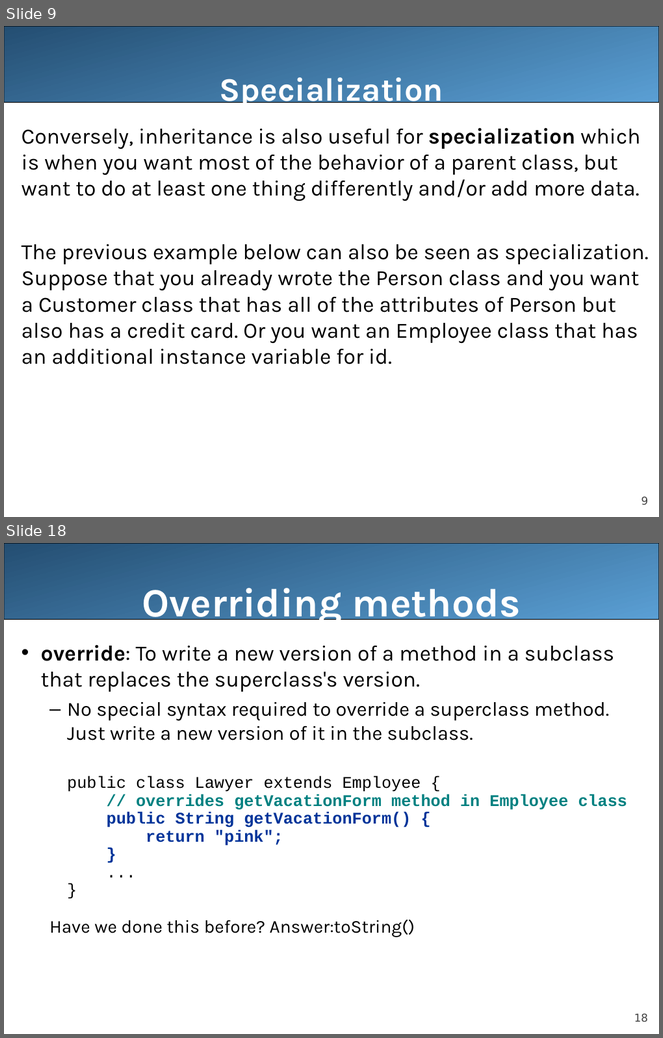
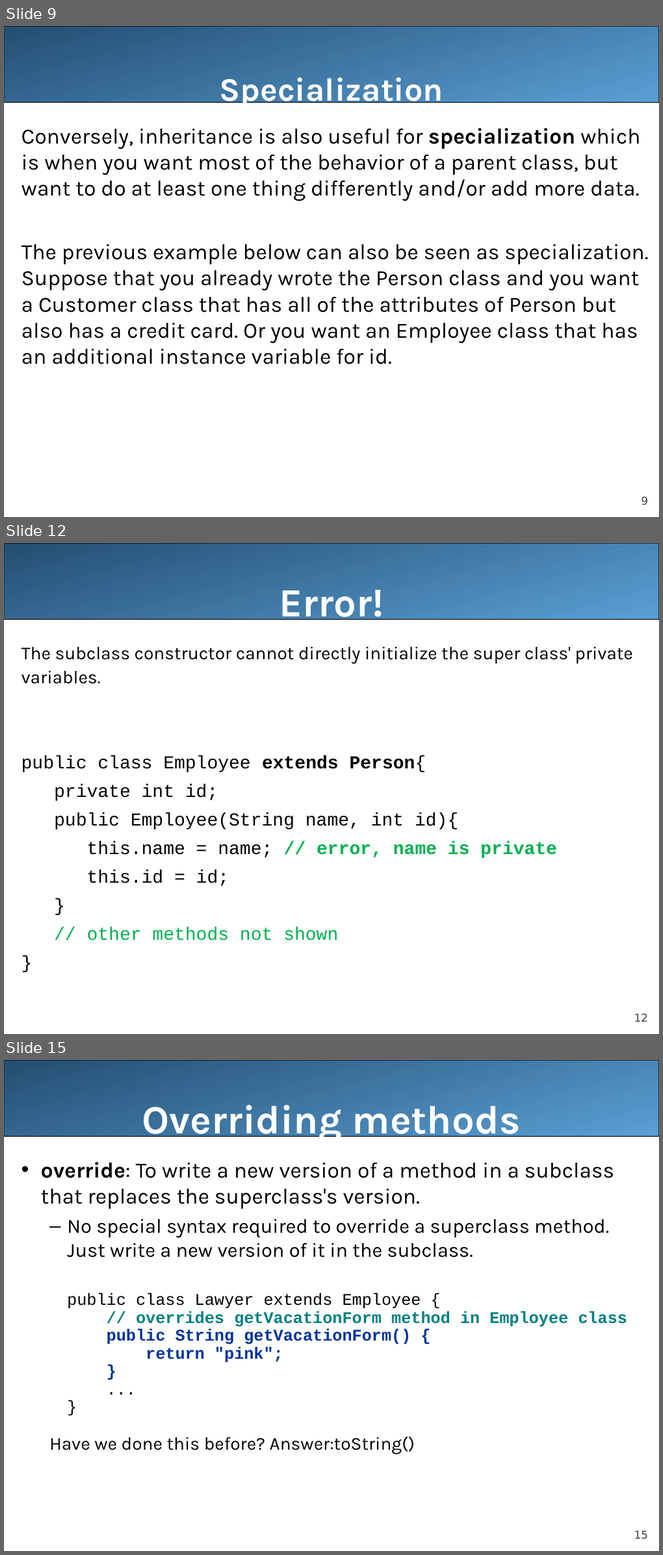
Before and after one commit to LongBaoNguyen/longbaonguyen.github.io, a slide deck: courses/apcsa/lecture21.ppt. Shown one above the other, each under a label of ours: slides 9 and 18 before the commit, slides 9, 12 and 15 after it; the slides between them are not shown. The pictures are 663x1038 and 663x1555 pixels, drawn with LibreOffice and Linux fonts; fonts in the diff are those of the drawing. Boxes give left, top, right and bottom in pixels: in the first picture for what was removed or moved away, otherwise in the second. Text is boxed around its words. In the diff, an @@ line names an element or a change of style, - is before the commit and + after.

```diff
--- a/courses/apcsa/lecture21.ppt
+++ b/courses/apcsa/lecture21.ppt
@@ slide 12 added at [4,543,659,1034], background #FFFFFF; not listed: 2 template elements that a slide beside it also shows @@
@@ title added at [279,590,384,626], 44 pt, text #FFFFFF, bold @@
+Error!
@@ text added at [22,646,633,941], 20 pt, text #000000 @@
+The subclass constructor cannot directly initialize the super class' private variables.
+public class Employee extends Person{
+private int id;
+public Employee(String name, int id){
+this.name = name; // error, name is private
+this.id = id;
+}
+// other methods not shown
+}
@@ what was slide 18 is now slide 15 @@
@@ page number at [634,1531,648,1539]: text changed @@
-18
+15
```
Also in this commit, not shown: 2 slides changed, 2 other slides added, 6 slides removed, 4 other files.
